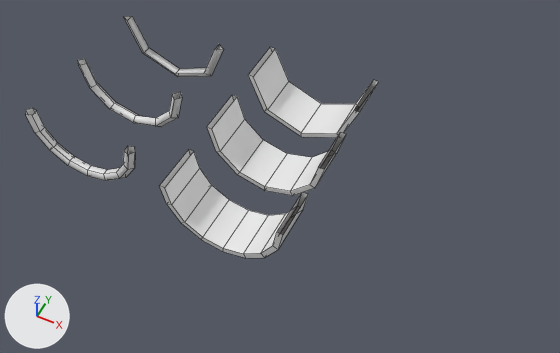
Before and after pictures for a commit that changed the Blender file datas/meshes/sleepers.blend.
Before and after are seen from a 50 mm camera at (0.0485, -0.056, 0.0623) aimed at (0.0211, -0.0012, -0.0061). The lights are fixed; the arrows at lower left show +X, +Y and +Z. Mesh edges are drawn as thin lines.

Objects in the first picture: '0-wire-high', '1-wire-medium', '2-wire-low', '3-stripe-high', '4-stripe-medium', '5-stripe-low'.
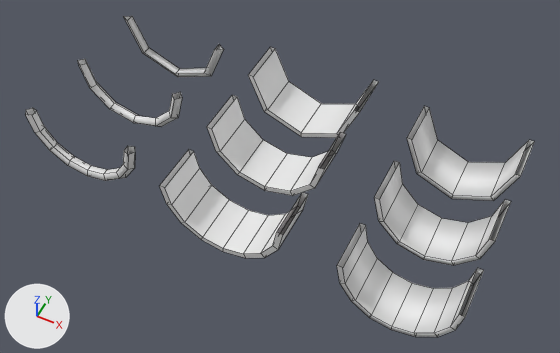
Boxes (x1, y1, x2, y2) around the edits, measured in the pictures (560 x 353 px):
'6-stripe-high', added: after (337, 223, 484, 337)
'7-stripe-medium', added: after (374, 161, 511, 266)
'8-stripe-low', added: after (407, 106, 535, 201)

The change, as a diff of the scene's bpy script:
```diff
--- a/datas/meshes/sleepers.blend.py
+++ b/datas/meshes/sleepers.blend.py
@@ me_8_stripe_low @@
+me_8_stripe_low.from_pydata(...)  # 20 vertices, 16 faces; spans x -0.00666..0.00666, y -0.003..0.003, z -0.00885..-0.0015
+me_8_stripe_low.polygons.foreach_set('use_smooth', [True] * 16)
@@ me_7_stripe_medium @@
+me_7_stripe_medium.from_pydata(...)  # 28 vertices, 24 faces; spans x -0.00666..0.00666, y -0.003..0.003, z -0.00885..-0.0015
+me_7_stripe_medium.polygons.foreach_set('use_smooth', [True] * 24)
@@ me_6_stripe_high @@
+me_6_stripe_high.from_pydata(...)  # 36 vertices, 32 faces; spans x -0.00666..0.00666, y -0.003..0.003, z -0.00885..-0.0015
+me_6_stripe_high.polygons.foreach_set('use_smooth', [True] * 32)
@@ ob_8_stripe_low @@
+ob_8_stripe_low = bpy.data.objects.new('8-stripe-low', me_8_stripe_low)
+ob_8_stripe_low.location = (0.04, 0.01, 0.0)
@@ ob_7_stripe_medium @@
+ob_7_stripe_medium = bpy.data.objects.new('7-stripe-medium', me_7_stripe_medium)
+ob_7_stripe_medium.location = (0.04, 0.0, 0.0)
@@ ob_6_stripe_high @@
+ob_6_stripe_high = bpy.data.objects.new('6-stripe-high', me_6_stripe_high)
+ob_6_stripe_high.location = (0.04, -0.01, 0.0)
```
